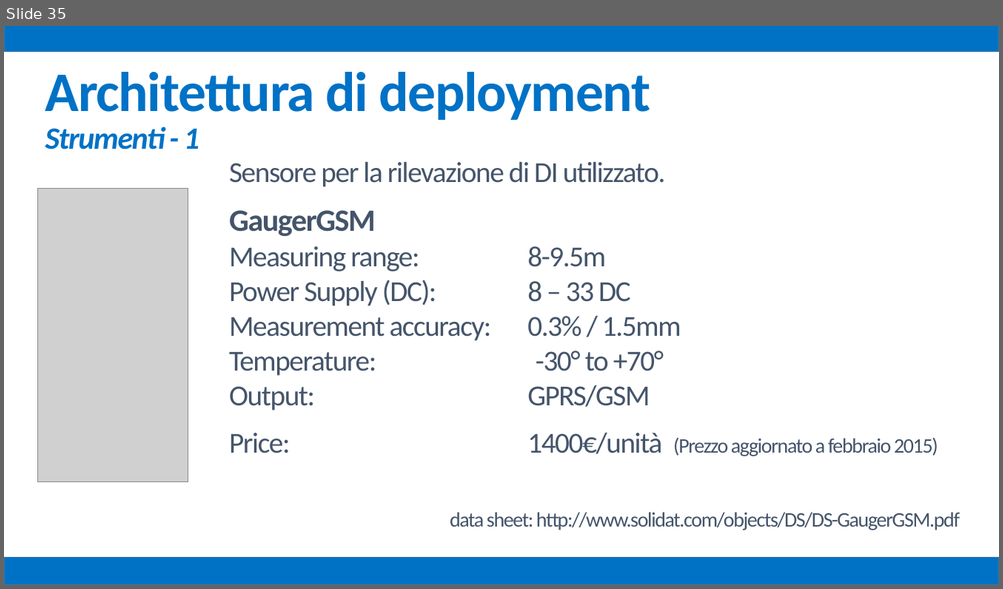
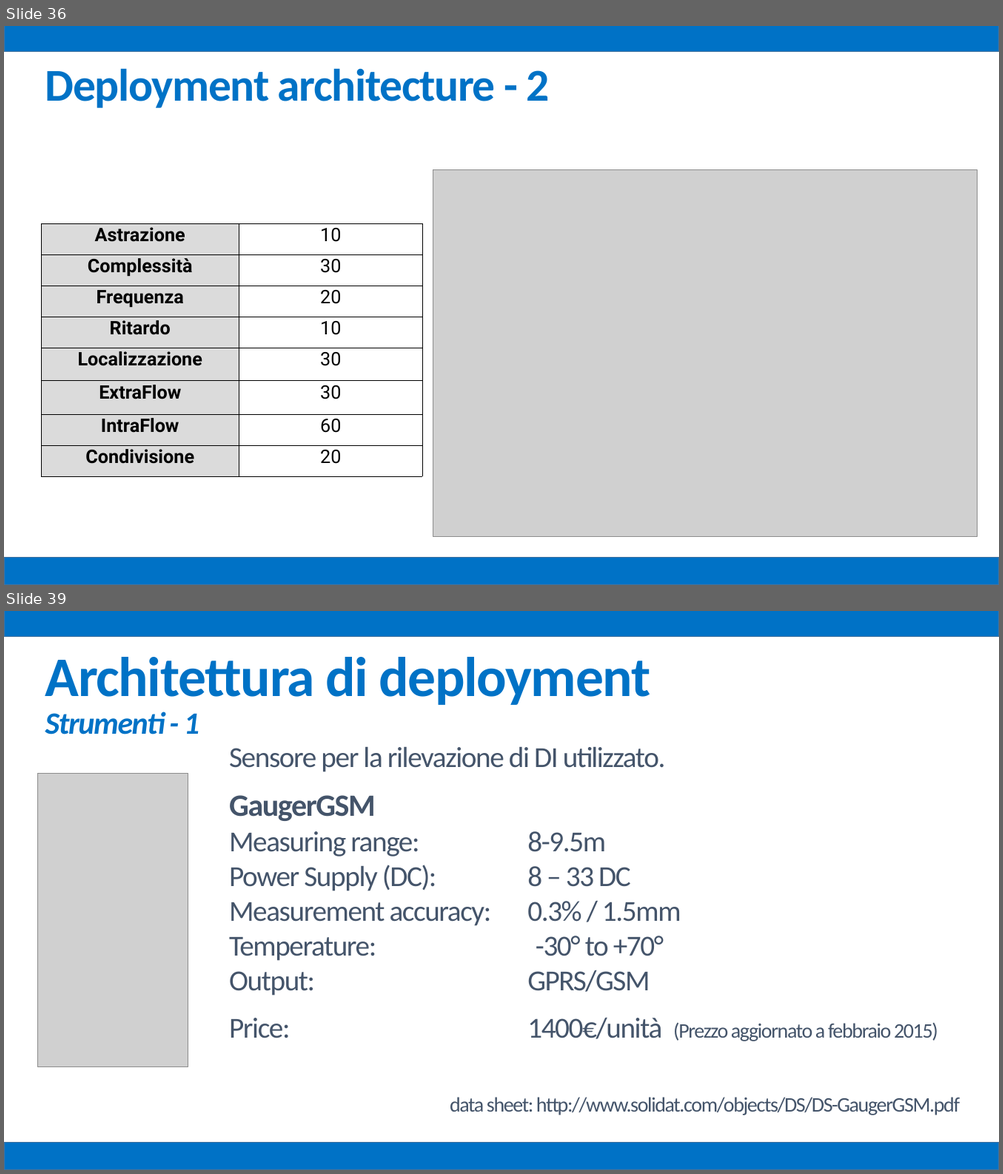
Before and after one commit to mz1991/ProgettoFebbraio2015, a slide deck: Febbraio 2015.pptx. Shown one above the other, each under a label of ours: slide 35 before the commit, slides 36 and 39 after it; the slides between them are not shown. The pictures are 1003x589 and 1003x1174 pixels, drawn with LibreOffice and Linux fonts; fonts in the diff are those of the drawing; grey boxes stand for pictures. Boxes give left, top, right and bottom in pixels: in the first picture for what was removed or moved away, otherwise in the second. Text is boxed around its words. In the diff, an @@ line names an element or a change of style, - is before the commit and + after.

```diff
--- a/Febbraio 2015.pptx
+++ b/Febbraio 2015.pptx
@@ slide 36 added at box(4, 26, 999, 585), background #FFFFFF @@
@@ rectangle added at box(4, 26, 999, 52), fill #0072C6, outline #43739E 1 pt @@
@@ text added at box(45, 68, 549, 108), 44 pt, text #0072C6, bold @@
+Deployment architecture - 2
@@ picture added at box(433, 170, 976, 537) @@
@@ table added at box(40, 224, 422, 477), 8 rows, 2 columns @@
+Astrazione | 10
+Complessità | 30
+Frequenza | 20
+Ritardo | 10
+Localizzazione | 30
+ExtraFlow | 30
+IntraFlow | 60
+Condivisione | 20
@@ rectangle added at box(4, 557, 999, 585), fill #0072C6, outline #43739E 1 pt @@
@@ what was slide 35 is now slide 39 @@
```
Also in this commit, not shown: 2 slides changed, 3 other slides added, 1 other file.
